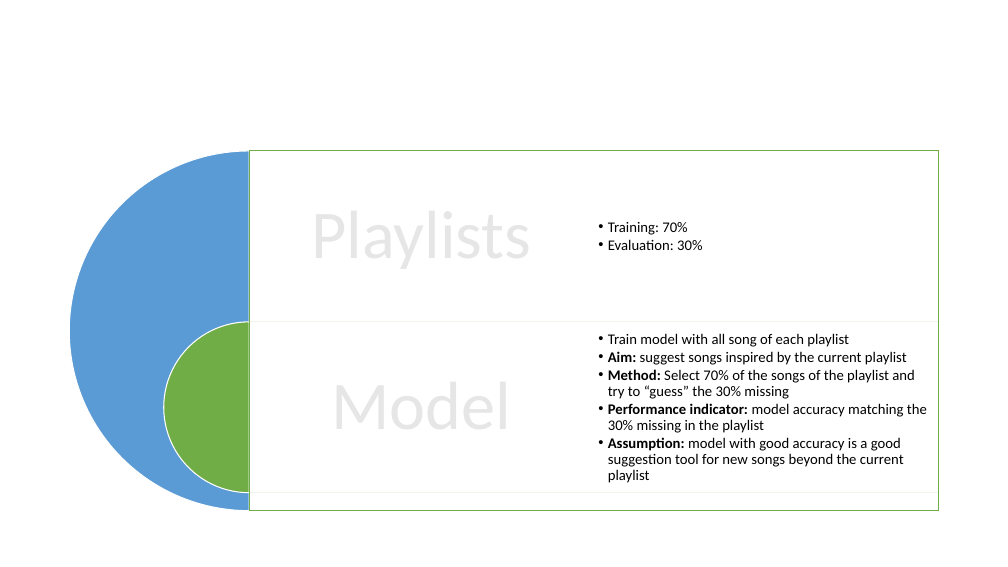
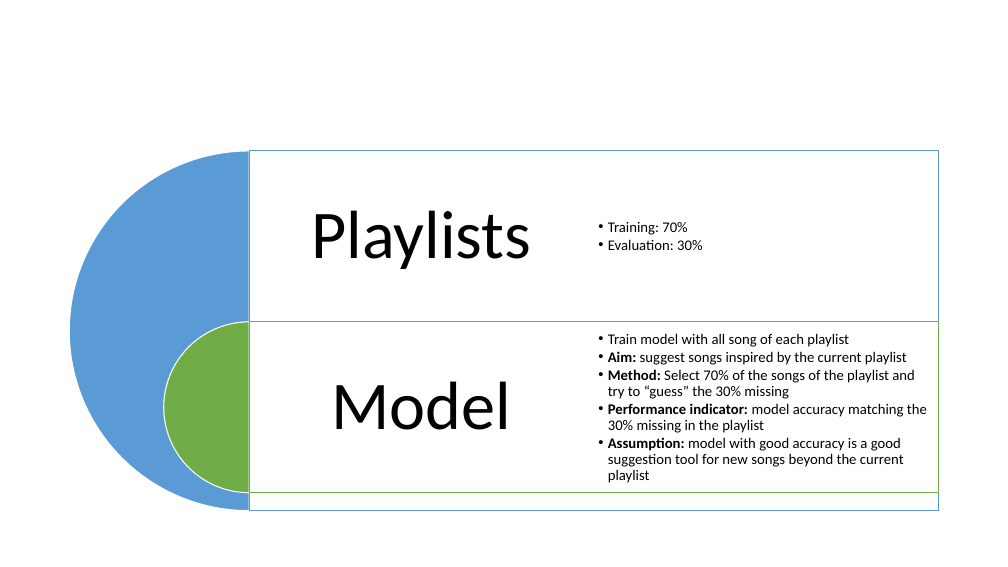
Before and after one commit to MarceloAlvesPereira/Follow_the_beat, a slide deck: slide 2 of Spotify.pptx (slide 3 before the commit). Drawn at 1008x567 pixels with LibreOffice and Linux fonts; fonts in the diff are those of the drawing. Boxes give left, top, right and bottom in pixels: in the first picture for what was removed or moved away, otherwise in the second. Text is boxed around its words. In the diff, an @@ line names an element or a change of style, - is before the commit and + after.

```diff
--- a/Spotify.pptx
+++ b/Spotify.pptx
@@ rectangle removed at [250,151,939,511] @@
@@ text added at [311,210,531,269], 65 pt, text #000000 @@
+Playlists
@@ text added at [332,381,512,430], 65 pt, text #000000 @@
+Model
```
Also in this commit, not shown: 1 other slide changed, 1 slide added, 1 slide removed.
